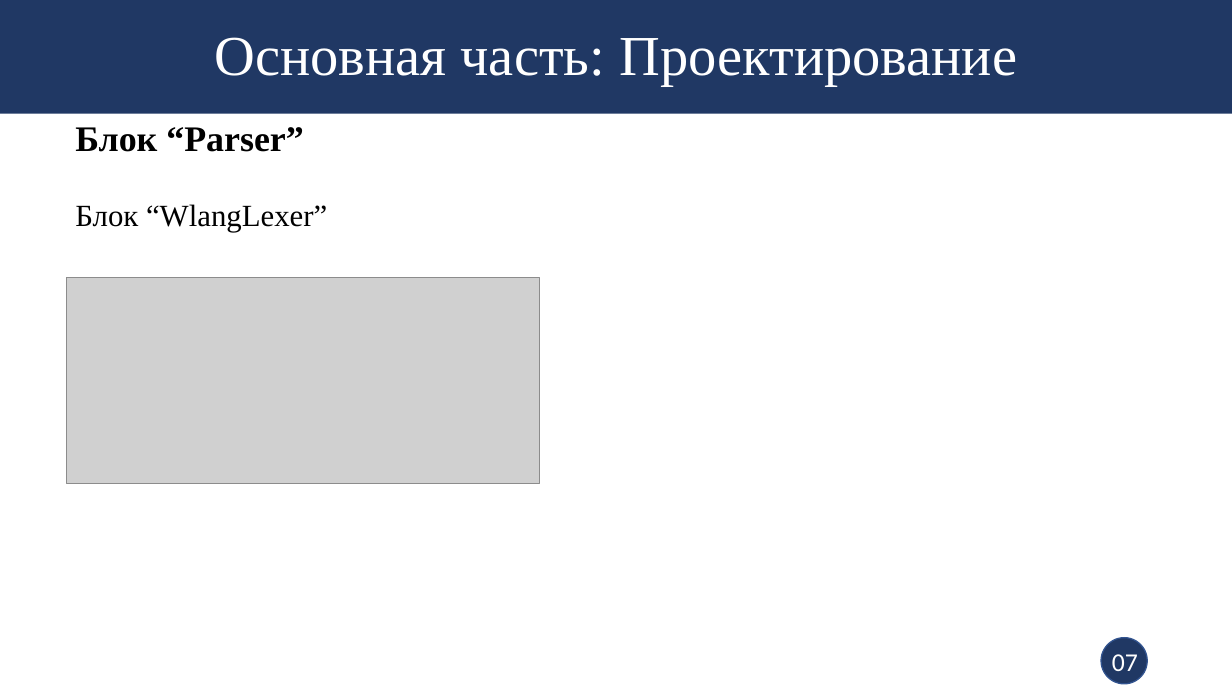
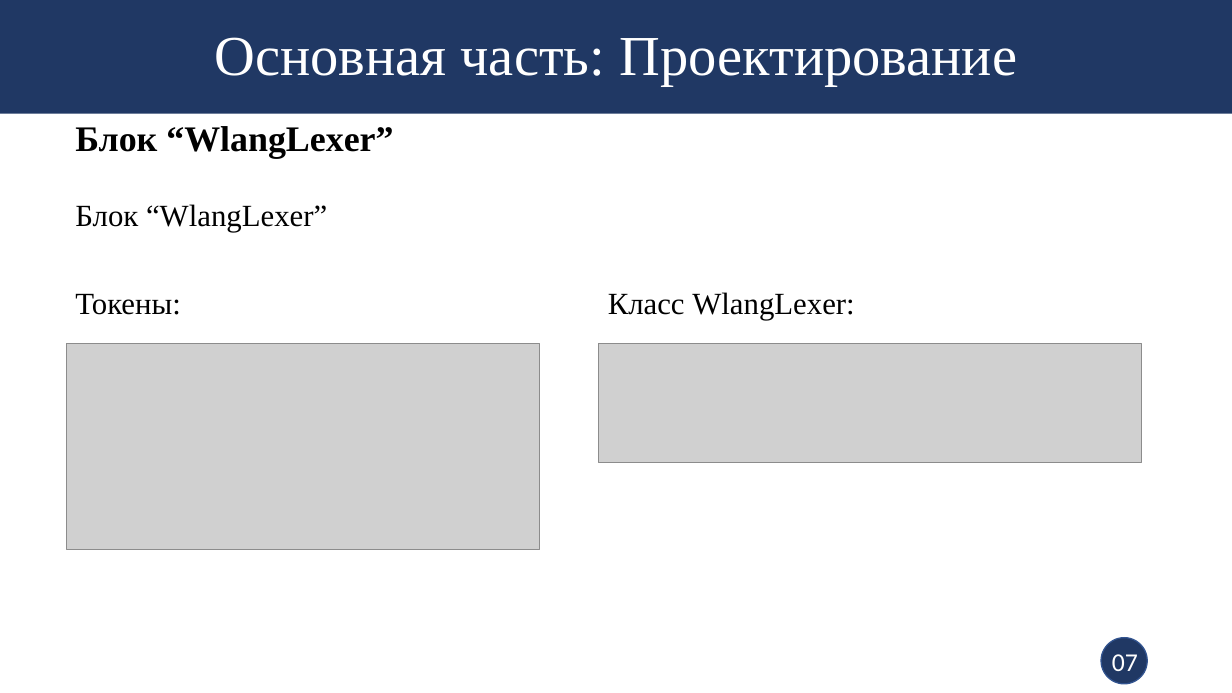
Before and after one commit to WoodyGray/the_compiler, a slide deck: slide 7 of documents/Компилятор WLang.pptm. Drawn at 1232x693 pixels with LibreOffice and Linux fonts; fonts in the diff are those of the drawing; grey boxes stand for pictures. Boxes give left, top, right and bottom in pixels: in the first picture for what was removed or moved away, otherwise in the second. Text is boxed around its words. In the diff, an @@ line names an element or a change of style, - is before the commit and + after.

```diff
--- a/documents/Компилятор WLang.pptm
+++ b/documents/Компилятор WLang.pptm
@@ text at [75, 126, 393, 158]: text changed @@
-Блок “Parser”
+Блок “WlangLexer”
@@ text added at [75, 293, 180, 315], 24 pt, text #000000 @@
+Токены:
@@ text added at [608, 292, 854, 320], 24 pt, text #000000 @@
+Класс WlangLexer:
@@ picture: place and size @@
-picture at [67, 277, 540, 483]
+picture at [67, 344, 540, 550]
@@ picture added at [599, 344, 1142, 463] @@
```
Also in this commit, not shown: 1 other slide changed, 1 other file.
